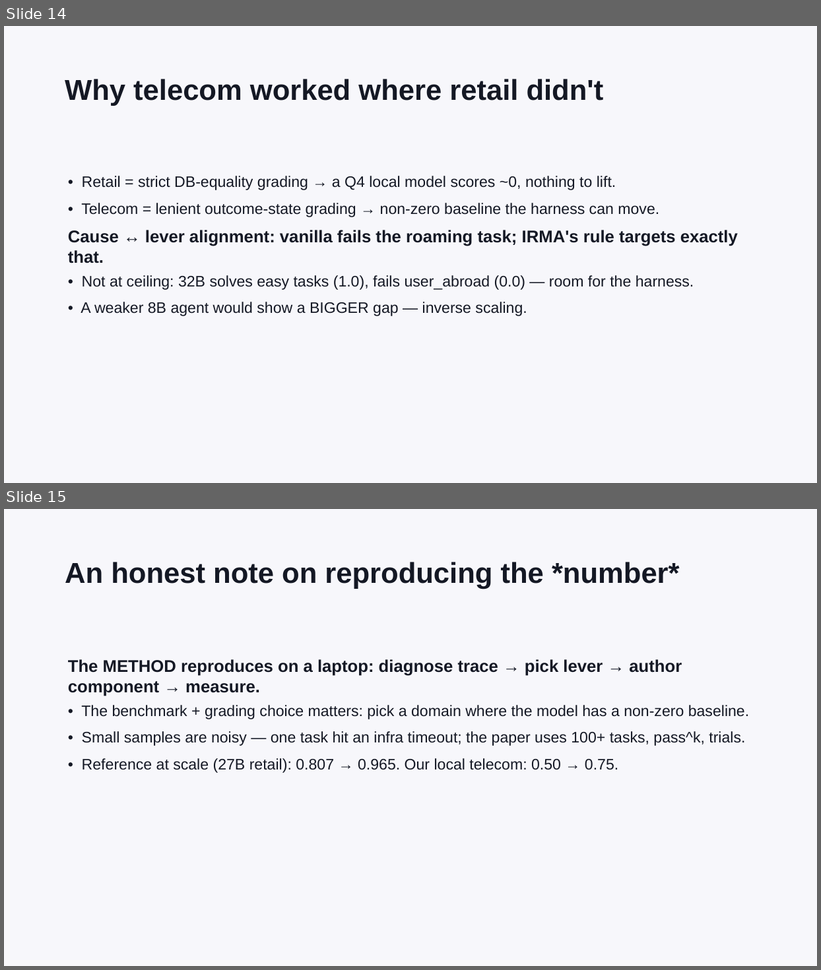
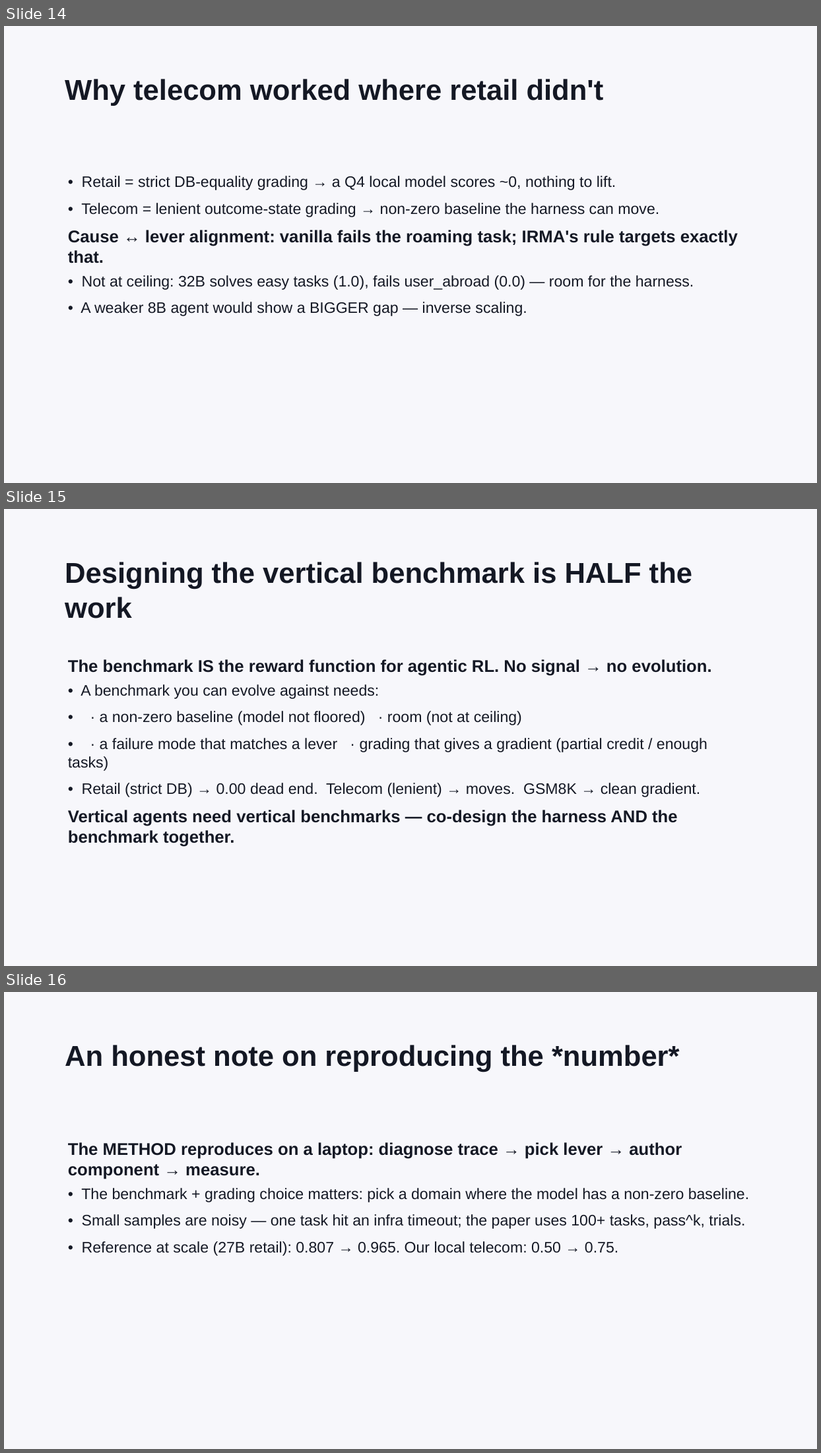
Before and after one commit to epuerta9/HarnessX, a slide deck: workshop/harness-evolution-workshop.pptx. Shown one above the other, each under a label of ours: slides 14 and 15 before the commit, slides 14, 15 and 16 after it. The pictures are 821x970 and 821x1453 pixels, drawn with LibreOffice and Linux fonts; fonts in the diff are those of the drawing. Boxes give left, top, right and bottom in pixels: in the first picture for what was removed or moved away, otherwise in the second. Text is boxed around its words. In the diff, an @@ line names an element or a change of style, - is before the commit and + after.

```diff
--- a/workshop/harness-evolution-workshop.pptx
+++ b/workshop/harness-evolution-workshop.pptx
@@ slide 15 added at [4,509,817,966], background #F7F7FB @@
@@ text added at [65,562,692,619], 34 pt, text #141824, bold @@
+Designing the vertical benchmark is HALF the work
@@ text added at [68,659,712,847], 18 pt, text #141824 @@
+The benchmark IS the reward function for agentic RL. No signal → no evolution.
+• A benchmark you can evolve against needs:
+• · a non-zero baseline (model not floored) · room (not at ceiling)
+• · a failure mode that matches a lever · grading that gives a gradient (partial credit / enough tasks)
+• Retail (strict DB) → 0.00 dead end. Telecom (lenient) → moves. GSM8K → clean gradient.
+Vertical agents need vertical benchmarks — co-design the harness AND the benchmark together.
@@ what was slide 15 is now slide 16 @@
```
Also in this commit, not shown: 2 other slides added, 8 other files.
